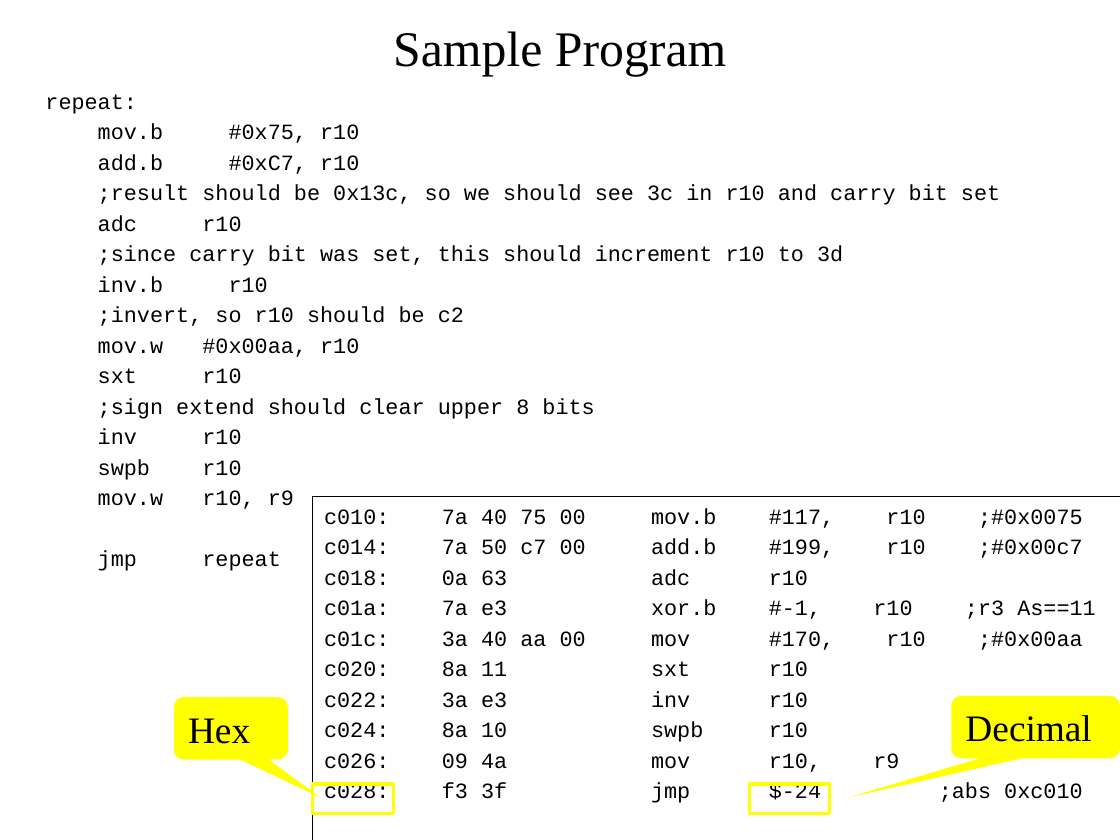
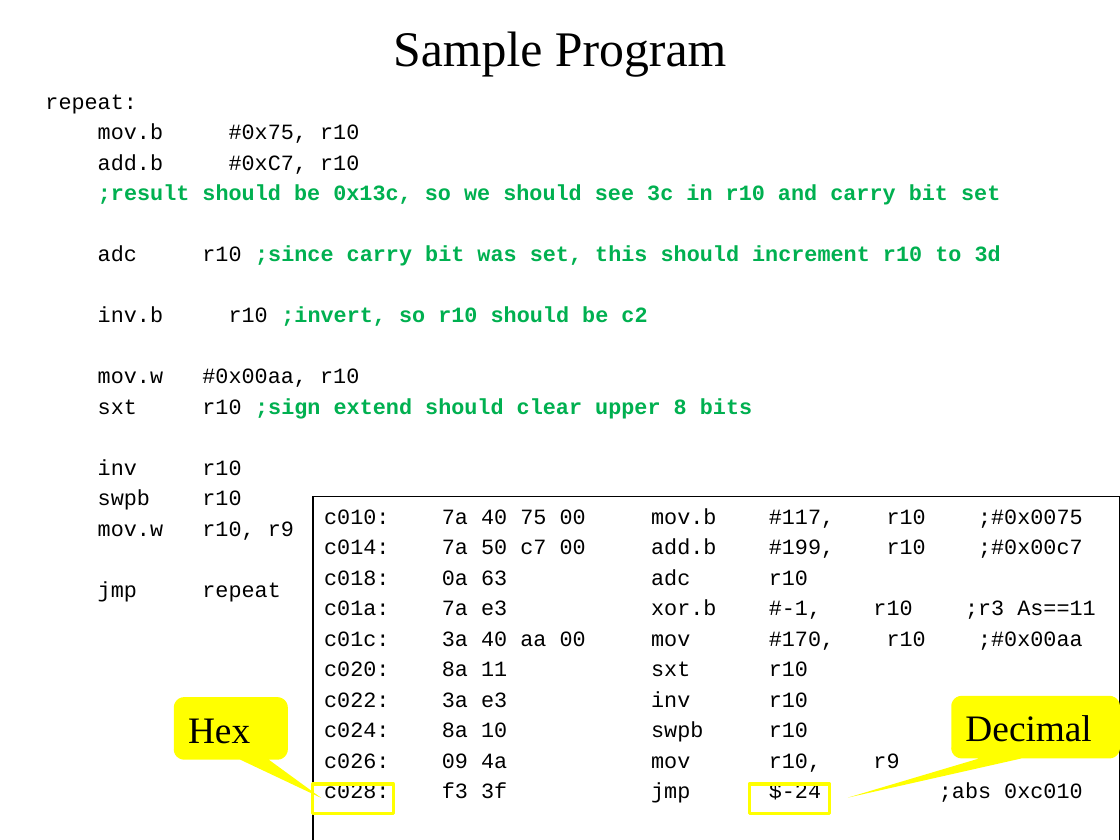
Before and after one commit to pw4rn3r/ECE382, a slide deck: slide 18 of notes/L3/Lsn3.pptx (slide 14 before the commit). Drawn at 1120x840 pixels with LibreOffice and Linux fonts; fonts in the diff are those of the drawing. Boxes give left, top, right and bottom in pixels: in the first picture for what was removed or moved away, otherwise in the second. Text is boxed around its words. In the diff, an @@ line names an element or a change of style, - is before the commit and + after.

```diff
--- a/notes/L3/Lsn3.pptx
+++ b/notes/L3/Lsn3.pptx
@@ text at [98,184,1000,205]: text colour #000000 to #00B050, bold on in ";result should be 0x13c, so we should ..." @@
@@ text at [98,245,1001,326]: text changed; text colour #000000 to #00B050; bold on @@
-adc r10
-;since carry bit was set, this should increment r10 to 3d
-inv.b r10
-;invert, so r10 should be c2
+adc r10 ;since carry bit was set, this should increment r10 to 3d
+inv.b r10 ;invert, so r10 should be c2
@@ text at [202,398,752,419]: text changed; text colour #000000 to #00B050; bold on @@
-sxt r10
-;sign extend should clear upper 8 bits
+sxt r10 ;sign extend should clear upper 8 bits
```
Also in this commit, not shown: 12 other slides changed, 6 slides added, 4 other files.
